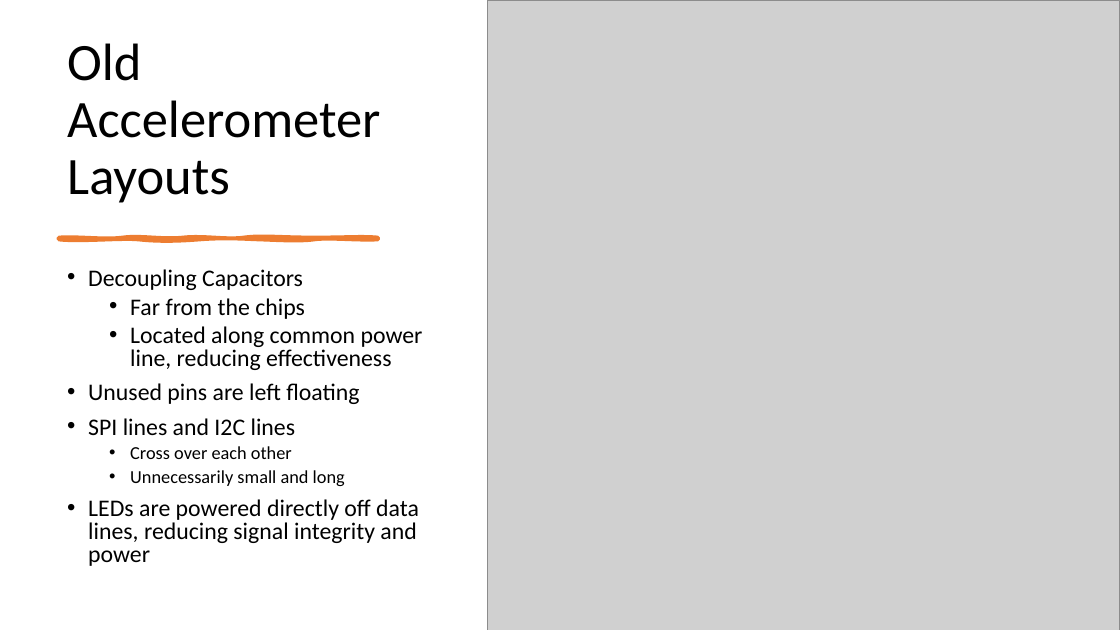
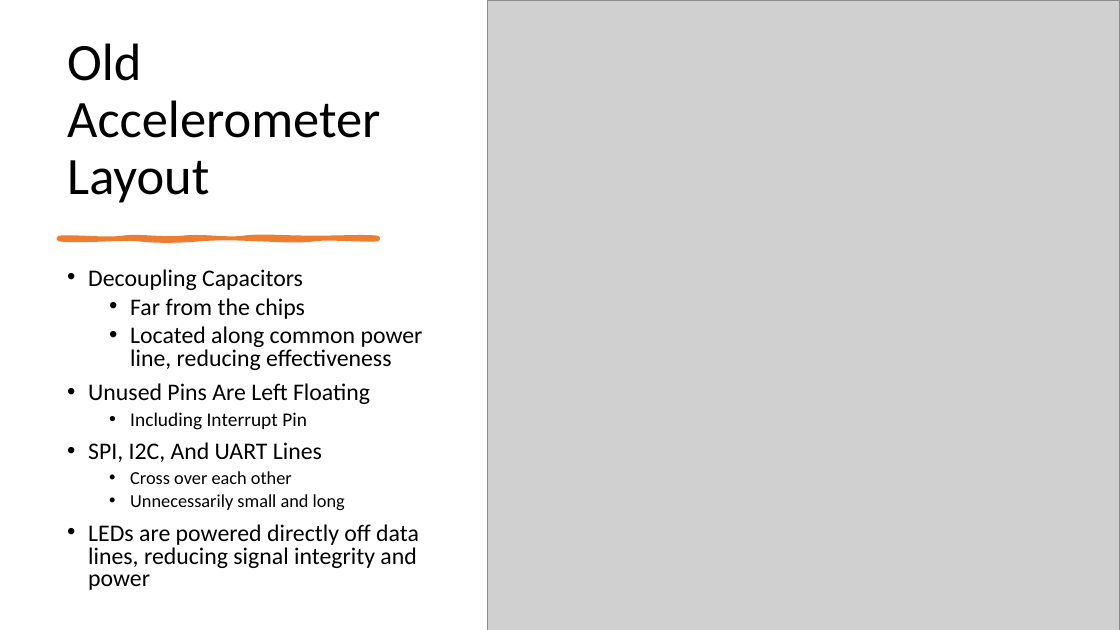
Before and after one commit to MissouriMRDT/NavBoard_Hardware, a slide deck: slide 7 of Documentation/Schematic Review 1.pptx (slide 4 before the commit). Drawn at 1120x630 pixels with LibreOffice and Linux fonts; fonts in the diff are those of the drawing; grey boxes stand for pictures. Boxes give left, top, right and bottom in pixels: in the first picture for what was removed or moved away, otherwise in the second. Text is boxed around its words. In the diff, an @@ line names an element or a change of style, - is before the commit and + after.

```diff
--- a/Documentation/Schematic Review 1.pptx
+++ b/Documentation/Schematic Review 1.pptx
@@ title at <box>67,43,380,203</box>: text changed @@
-Old Accelerometer Layouts
+Old Accelerometer Layout
@@ text at <box>88,383,370,462</box>: text changed @@
-• Unused pins are left floating
-• SPI lines and I2C lines
+• Unused Pins Are Left Floating
+  • Including Interrupt Pin
+• SPI, I2C, And UART Lines
```
Also in this commit, not shown: 2 other slides changed, 6 slides added, 3 slides removed, 6 other files.
